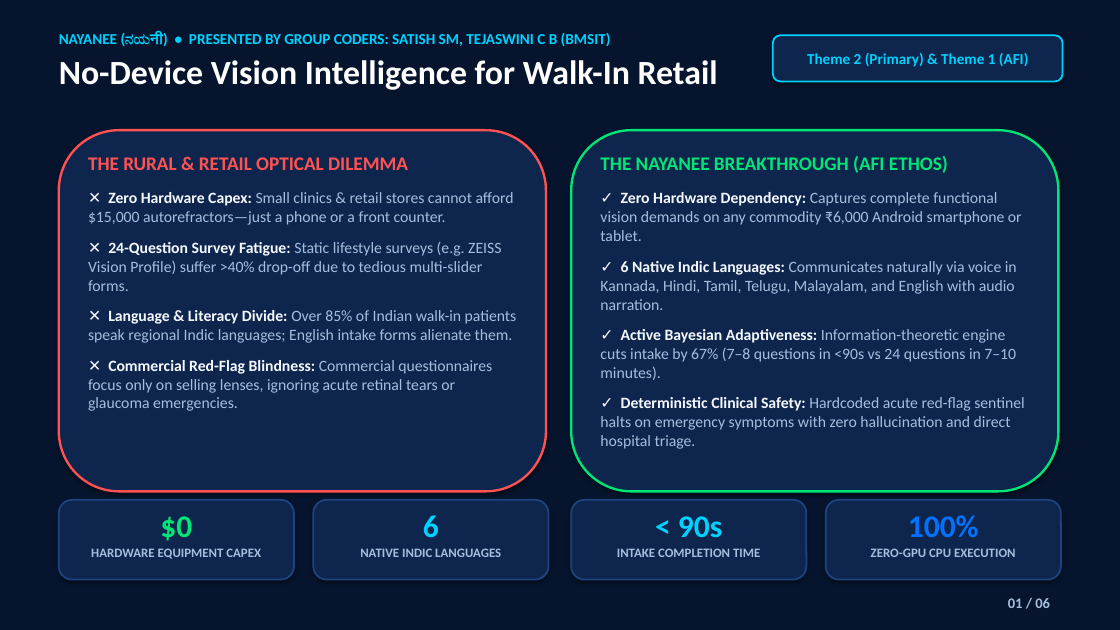
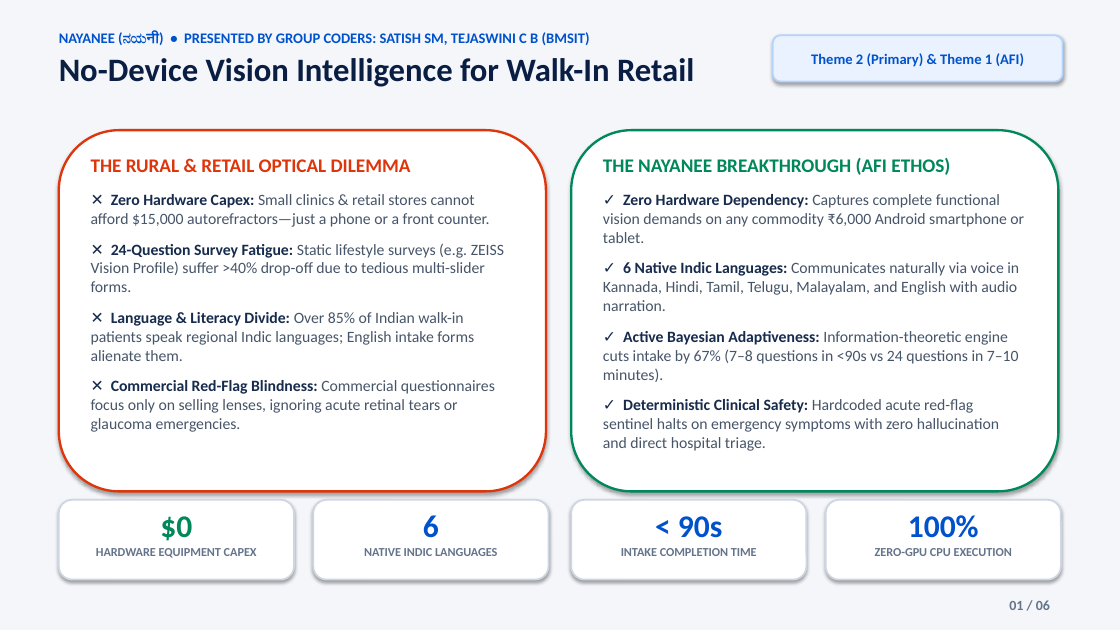
Before and after one commit to Satish8460/Nayanee, a slide deck: slide 1 of docs/Nayanee_Final_Presentation_Coders_6_Slides_v2.pptx. Drawn at 1120x630 pixels with LibreOffice and Linux fonts; fonts in the diff are those of the drawing. Boxes give left, top, right and bottom in pixels: in the first picture for what was removed or moved away, otherwise in the second. Text is boxed around its words. In the diff, an @@ line names an element or a change of style, - is before the commit and + after.

Commit message:
feat(presentation): redesign 6-slide deck with executive light theme and clinical typography

```diff
--- a/docs/Nayanee_Final_Presentation_Coders_6_Slides_v2.pptx
+++ b/docs/Nayanee_Final_Presentation_Coders_6_Slides_v2.pptx
@@ rectangle at (0,0,1120,630): fill #06152D to #F4F6FA @@
@@ text "NAYANEE (ನಯनी) • PRESENTED BY ..." at (59,32,694,87): size 13 to 12.5 pt, text colour #00D2FF to #0052CC in "NAYANEE (ನಯनी) • PRESENTED BY GROUP CODERS: ..."; size 29 to 28 pt, text colour #FFFFFF to #091E42 in "No-Device Vision Intelligence for Walk-In Retail"; less space between paragraphs @@
@@ rounded rectangle "Theme 2 (Primary) & Theme ..." at (773,35,1063,82): size 13 to 12.5 pt, text colour #00D2FF to #0052CC; fill #0E264D to #EBF2FF; outline #00D2FF 1.5 pt to #B3D4FF 1.5 pt @@
@@ rounded rectangle at (59,130,546,492): fill #0E264D to #FFFFFF; outline #FF5252 2 pt to #DE350B 2 pt @@
@@ text "THE RURAL & RETAIL OPTICAL ..." at (91,159,504,432): text colour #FF5252 to #DE350B in "THE RURAL & RETAIL OPTICAL DILEMMA"; text colour #F5F8FF to #172B4D in "✕ Zero Hardware Capex:", "✕ 24-Question Survey Fatigue:", "✕ Language & Literacy Divide:", "✕ Commercial Red-Flag Blindness:"; text colour #A5BEDE to #475569 in "Small clinics & retail stores cannot afford ...", "Static lifestyle surveys (e.g. ZEISS Vision Profile) ...", "Over 85% of Indian walk-in patients speak ...", "Commercial questionnaires focus only on selling lenses, ..." @@
@@ rounded rectangle at (571,130,1059,492): fill #0E264D to #FFFFFF; outline #00E676 2 pt to #00875A 2 pt @@
@@ text "THE NAYANEE BREAKTHROUGH (AFI ETHOS)" at (603,158,1024,451): text colour #00E676 to #00875A in "THE NAYANEE BREAKTHROUGH (AFI ETHOS)"; text colour #F5F8FF to #172B4D in "✓ Zero Hardware Dependency:", "✓ 6 Native Indic Languages:", "✓ Active Bayesian Adaptiveness:", "✓ Deterministic Clinical Safety:"; text colour #A5BEDE to #475569 in "Captures complete functional vision demands on any ...", "Communicates naturally via voice in Kannada, Hindi, ...", "Information-theoretic engine cuts intake by 67% (7–8 ...", "Hardcoded acute red-flag sentinel halts on emergency ..." @@
@@ text "$0" at (96,516,257,558): text colour #00E676 to #00875A in "$0"; size 11 to 10.5 pt, text colour #A5BEDE to #64748B @@
@@ fill #0E264D to #FFFFFF; outline #1E4480 1.5 pt to #CDD7E4 1.5 pt in 4 elements at (313,500,549,580), (571,500,807,580), (826,500,1061,580), (59,500,294,580) @@
@@ text "6" at (364,515,497,556): text colour #00D2FF to #0052CC in "6"; size 11 to 10.5 pt, text colour #A5BEDE to #64748B @@
@@ text "< 90s" at (621,516,757,556): text colour #00D2FF to #0052CC in "< 90s"; size 11 to 10.5 pt, text colour #A5BEDE to #64748B in "INTAKE COMPLETION TIME" @@
@@ text "100%" at (875,515,1012,556): text colour #0072FF to #0052CC in "100%"; size 11 to 10.5 pt, text colour #A5BEDE to #64748B in "ZERO-GPU CPU EXECUTION" @@
@@ text "01 / 06" at (1009,600,1050,610): size 12.5 to 12 pt, text colour #A5BEDE to #64748B @@
```
Also in this commit, not shown: 5 other slides changed, 3 other files.
